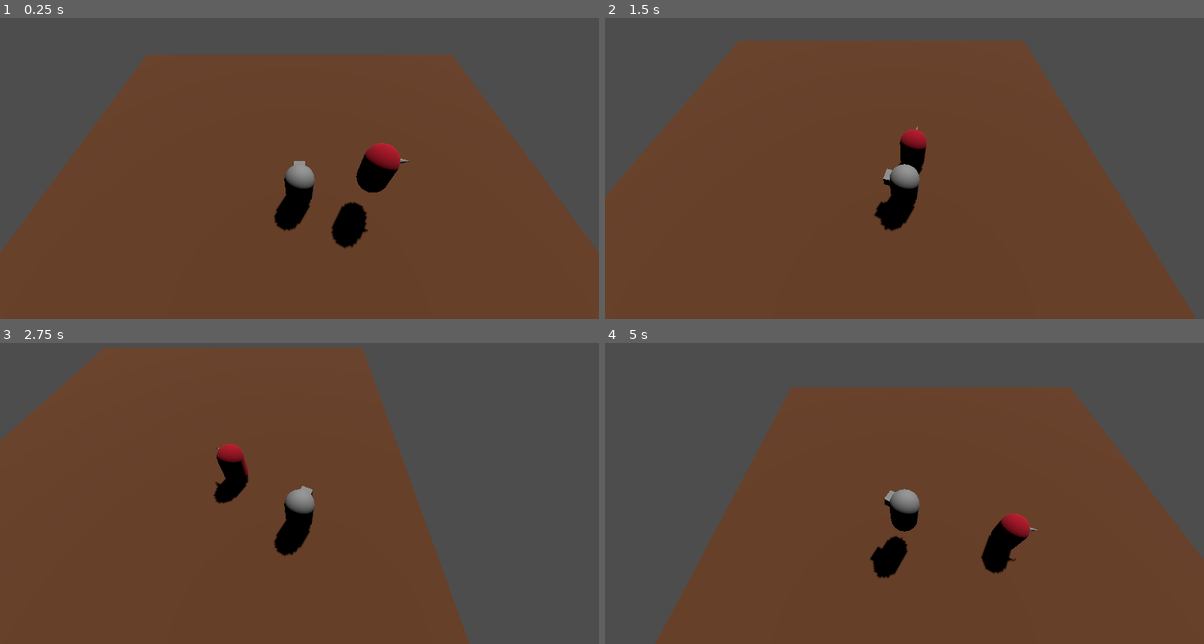
Above: before the commit, frames 1-4 (two rows, left to right).
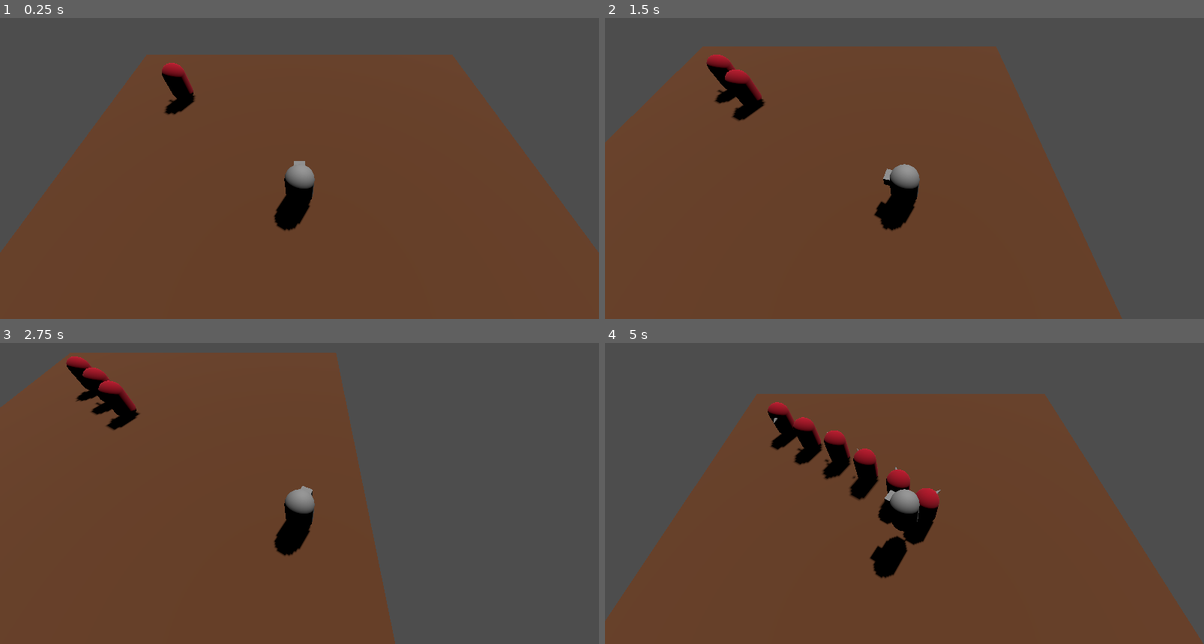
Above: after the commit, the same moments.

Repository: LeoGR22/TopDownInGodot
Game: Godot game, scene res://Scenes/test.tscn
Two runs of this game, one before a commit and one after it. Both use one fixed random seed, a clock stepped at 60 frames per second and the inputs below.
Inputs (mouse positions are in pixels of both pictures, inside the frame that each line leads up to):
- Up to frame 1 (0.25 s): no input
- Up to frame 2 (1.5 s): tap Enter (ui_accept) at 0.5, 0.77 s; move the mouse to (1036, 135) at 0.52 s; hold Right (ui_right) 0.53-1.28 s; move the mouse to (784, 168) at 1.27 s; hold Down (ui_down) from 1.28 s (still down)
- Up to frame 3 (2.75 s): tap Enter (ui_accept) at 1.52 s; move the mouse to (359, 403) at 2.02 s; release Down (ui_down) at 2.03 s; hold Right (ui_right) from 2.03 s (still down)
- Up to frame 4 (5 s): move the mouse to (874, 541) at 2.77 s; release Right (ui_right) at 2.78 s; hold Up (ui_up) 2.78-3.53 s; tap Enter (ui_accept) at 3.02, 3.77, 4.52 s; move the mouse to (1084, 526) at 3.52 s; hold Left (ui_left) from 3.53 s (still down); move the mouse to (724, 424) at 4.27 s

The runs differ from the first frame. In frame 1, 2.1% of the frame differs, in the area x 27-69%, y 14-77%; in frame 2, 13%; in frame 3, 12%; in frame 4, 17%, in the area x 0-100%, y 14-100%.

Commit message:
Functional Enemy Spawner

Diff:
--- /dev/null
+++ b/Scenes/bullet.tscn
@@ -0,0 +1,14 @@
+[gd_scene load_steps=3 format=3 uid="uid://cpgxol5c2s5kx"]
+
+[sub_resource type="CapsuleShape3D" id="CapsuleShape3D_lvfwe"]
+
+[sub_resource type="CapsuleMesh" id="CapsuleMesh_xfyo4"]
+
+[node name="Bullet" type="Area3D"]
+
+[node name="CollisionShape3D" type="CollisionShape3D" parent="."]
+transform = Transform3D(0.0769785, 0, 0, 0, 0.00554914, 0.0913106, 0, -0.32341, 0.00156673, 0, 0, 0)
+shape = SubResource("CapsuleShape3D_lvfwe")
+
+[node name="MeshInstance3D" type="MeshInstance3D" parent="CollisionShape3D"]
+mesh = SubResource("CapsuleMesh_xfyo4")
--- /dev/null
+++ b/Scenes/enemy_spawner.tscn
@@ -0,0 +1,8 @@
+[gd_scene load_steps=2 format=3 uid="uid://chcfp22acj3m3"]
+
+[ext_resource type="Script" path="res://Scripts/enemy_spawner.gd" id="1_7j6pf"]
+
+[node name="Enemy_Spawner" type="Node3D"]
+script = ExtResource("1_7j6pf")
+
+[node name="Marker3D" type="Marker3D" parent="."]
--- a/Scenes/test.tscn
+++ b/Scenes/test.tscn
@@ -2,7 +2,7 @@
 
 [ext_resource type="PackedScene" uid="uid://dsrifp2imqkcr" path="res://Scenes/player.tscn" id="1_masgw"]
 [ext_resource type="PackedScene" uid="uid://bmbd3epjn66ei" path="res://Effects/blood_part.tscn" id="2_5kytu"]
-[ext_resource type="PackedScene" path="res://Scenes/enemy.tscn" id="3_g6tv8"]
+[ext_resource type="PackedScene" uid="uid://chcfp22acj3m3" path="res://Scenes/enemy_spawner.tscn" id="3_07dap"]
 
 [sub_resource type="NavigationMesh" id="NavigationMesh_miguv"]
 vertices = PackedVector3Array(-9.5, 0.5, -9.5, -9.5, 0.5, 9.5, 9.5, 0.5, 9.5, 9.5, 0.5, -9.5)
@@ -40,5 +40,5 @@
 [node name="CollisionShape3D" type="CollisionShape3D" parent="NavigationRegion3D/Ground/StaticBody3D"]
 shape = SubResource("ConcavePolygonShape3D_007mm")
 
-[node name="Enemy" parent="NavigationRegion3D" instance=ExtResource("3_g6tv8")]
-transform = Transform3D(1, 0, 0, 0, 1, 0, 0, 0, 1, 2.37751, 2.58603, 0)
+[node name="Enemy_Spawner" parent="." instance=ExtResource("3_07dap")]
+transform = Transform3D(1, 0, 0, 0, 1, 0, 0, 0, 1, -6.42324, 1.04434, -6.05551)
--- /dev/null
+++ b/Scripts/enemy_spawner.gd
@@ -0,0 +1,19 @@
+class_name Spawner
+extends Node3D
+
+var enemy = preload("res://Scenes/enemy.tscn")
+var spawned : bool = false
+
+func _ready():
+	_spawn_enemy()
+
+
+# Called every frame. 'delta' is the elapsed time since the previous frame.
+func _process(delta):
+	pass
+
+func _spawn_enemy():
+	var new_enemy = enemy.instantiate()
+	add_child(new_enemy)
+	await get_tree().create_timer(1).timeout
+	_spawn_enemy()
